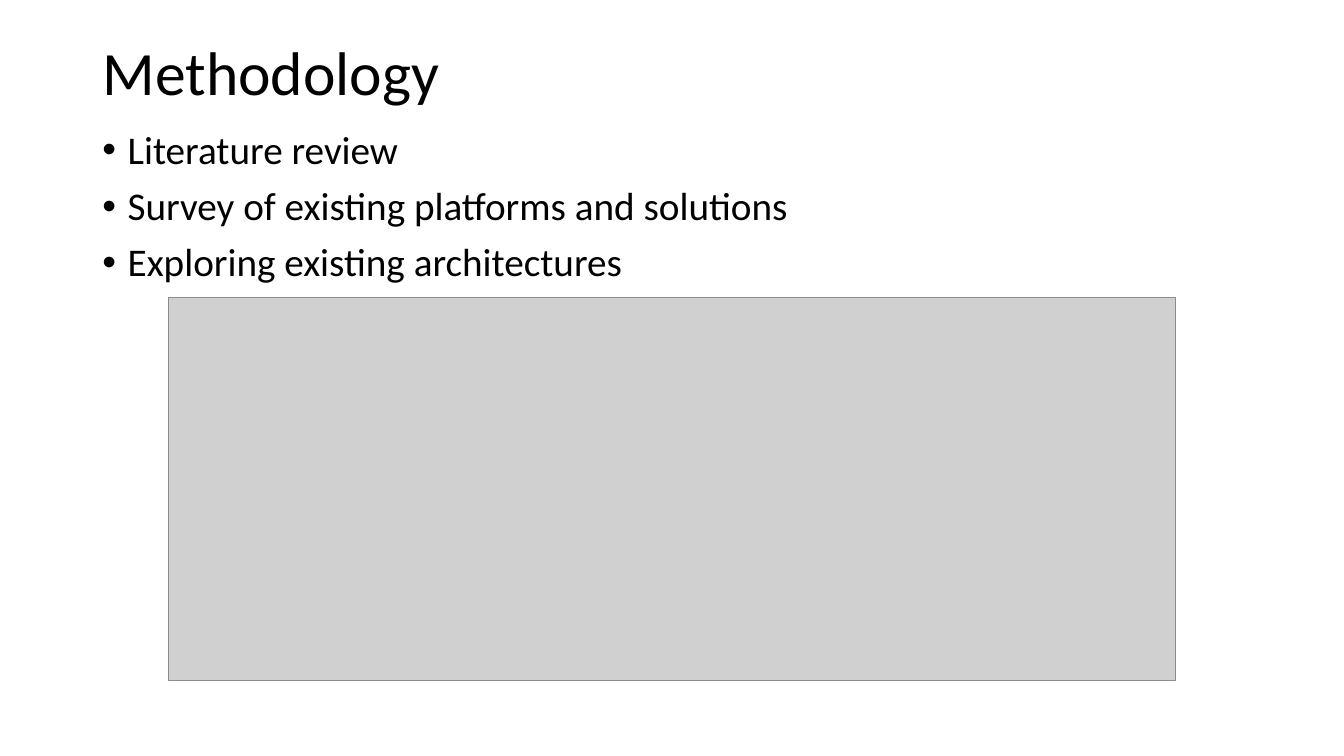
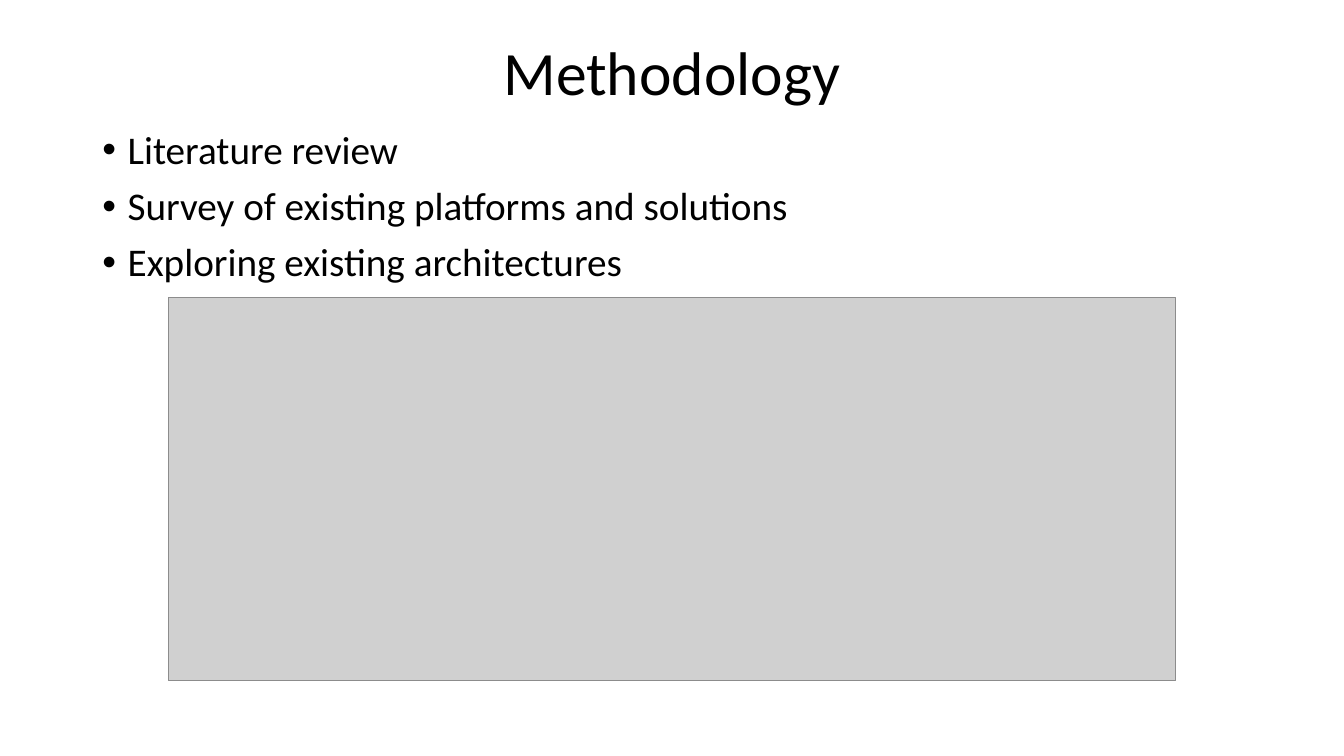
Before and after one commit to la1login/work, a slide deck: slide 4 of 2022-2023/english/sem2/2 pair/articles/second/presentation2.pptx. Drawn at 1344x756 pixels with LibreOffice and Linux fonts; fonts in the diff are those of the drawing; grey boxes stand for pictures. Boxes give left, top, right and bottom in pixels: in the first picture for what was removed or moved away, otherwise in the second. Text is boxed around its words. In the diff, an @@ line names an element or a change of style, - is before the commit and + after.

```diff
--- a/2022-2023/english/sem2/2 pair/articles/second/presentation2.pptx
+++ b/2022-2023/english/sem2/2 pair/articles/second/presentation2.pptx
@@ title "Methodology" at bbox=[503, 52, 840, 106]: alignment left to centre @@
```
Also in this commit, not shown: 7 other slides changed, 4 other files.
